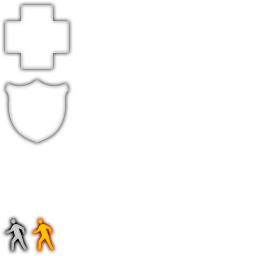
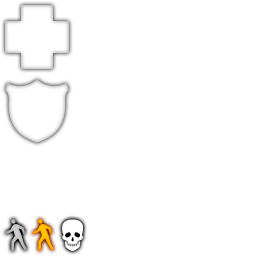
Two versions of the same layered image (256px x 256px). Layer-by-layer changes:
added layer "hiclipart.com" above "모양 2" over [62, 219, 83, 251]
